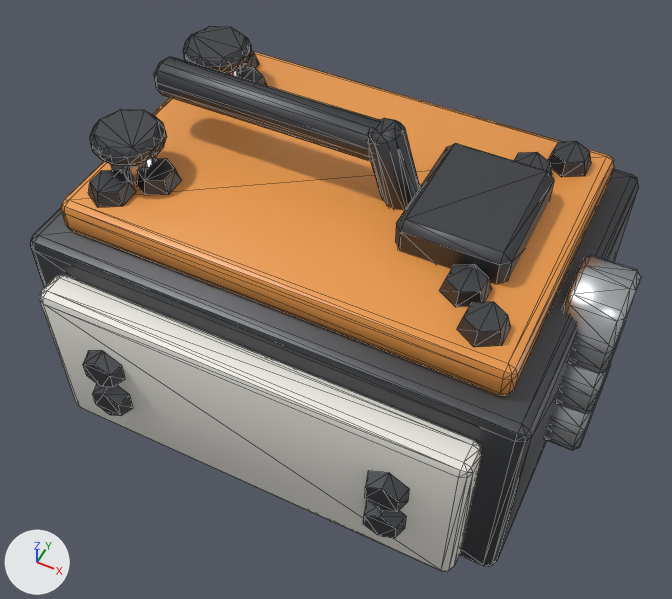
What one commit did to the glTF model Arena/assets/parts/utility/spare_battery.glb.
Rendered twice from a camera (50 mm lens) standing at (0.112, -0.231, 0.325) and looking at (0.005, -0.016, 0.056). Arrows for +X, +Y and +Z are at lower left; the lights stay in place. The first picture is the older version. Mesh edges are drawn as thin lines. Vertices at exactly the same position are counted once.

Before the edit, the objects in view are built like this:
```python
me_body = bpy.data.meshes.new('body')
me_body.from_pydata(...)  # 884 vertices, 1648 faces; spans x -0.095..0.108, y -0.087..0.087, z 0.0..0.133
# faces by material slot: [108, 348, 184, 216, 792]
me_body.materials.append(mat_livery)  # orange #ed9b4b
me_body.materials.append(mat_steel)  # light grey #cbced3
me_body.materials.append(mat_titanium)  # light grey #bfbfc4
me_body.materials.append(mat_hdpe)  # white #f1efe7
me_body.materials.append(mat_dark_metal)  # dark grey #5f6165
ob_body = bpy.data.objects.new('body', me_body)
ob_body.location = (0.0, 0.0, 0.0)
```
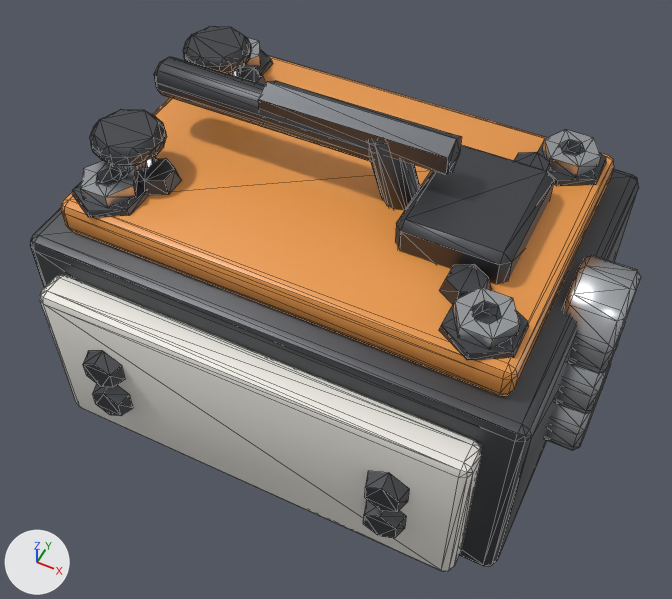
What differs and where, as boxes [x1, y1, x2, y2] in the pictures (672 x 599 px):
part 1 of me_body, added (mostly hidden): after [256, 49, 273, 75]
part 2 of me_body, added: after [72, 179, 148, 217]
part 3 of me_body, added: after [538, 142, 606, 186]
part 4 of me_body, added: after [439, 304, 529, 360]
part 5 of me_body, added: after [258, 81, 462, 175]
part 6 of me_body, rebuilt (20% wider, 26% taller): before [88, 170, 136, 207]; after [80, 161, 138, 208]
part 7 of me_body, rebuilt: before [241, 50, 259, 68]; after [241, 38, 261, 69]
part 8 of me_body, rebuilt (36% wider, 32% taller): before [548, 141, 591, 177]; after [542, 130, 601, 178]
part 9 of me_body, rebuilt (24% wider, 39% taller): before [457, 302, 511, 347]; after [453, 287, 520, 350]

The change, as a list of edits to the scene's bpy script:
```text
Change me_body:
    used by ob_body; location = (0.0, 0.0, 0.0)
    remove me_body.from_pydata(...)  # 884 vertices, 1648 faces; spans x -0.095..0.108, y -0.087..0.087, z 0.0..0.133
    add me_body.from_pydata(...)  # 992 vertices, 1860 faces; spans x -0.095..0.108, y -0.087..0.087, z 0.0..0.135
    me_body part 1: a new loose piece, a 6-sided cut cone along z (radius 0.0141 at the low end, 0.0134 at the high end) spanning x -0.0822..-0.0578, y 0.0299..0.0581, z 0.103..0.1052, in mat_dark_metal (dark grey #5f6165)
    me_body part 2: a new loose piece, a 6-sided cut cone along z (radius 0.0141 at the low end, 0.0134 at the high end) spanning x -0.0822..-0.0578, y -0.0581..-0.0299, z 0.103..0.1052, in mat_dark_metal (dark grey #5f6165)
    me_body part 3: a new loose piece, a 6-sided cut cone along z (radius 0.0141 at the low end, 0.0134 at the high end) spanning x 0.0578..0.0822, y 0.0299..0.0581, z 0.103..0.1052, in mat_dark_metal (dark grey #5f6165)
    me_body part 4: a new loose piece, a 6-sided cut cone along z (radius 0.0141 at the low end, 0.0134 at the high end) spanning x 0.0578..0.0822, y -0.0581..-0.0299, z 0.103..0.1052, in mat_dark_metal (dark grey #5f6165)
    me_body part 5: a new loose piece, a 6-sided cylinder along x spanning x -0.03..0.04, y -0.006..0.006, z 0.121..0.135, in mat_dark_metal (dark grey #5f6165)
    me_body part 6: the loose piece of 12 vertices spanning x -0.077..-0.063, y -0.053..-0.035, z 0.103..0.109 is rebuilt with 24 vertices and now spans x -0.08..-0.06, y -0.053..-0.035, z 0.105..0.11, in mat_steel (light grey #cbced3)
    me_body part 7: the loose piece of 12 vertices spanning x -0.077..-0.063, y 0.035..0.053, z 0.103..0.109 is rebuilt with 24 vertices and now spans x -0.08..-0.06, y 0.035..0.053, z 0.105..0.11, in mat_steel (light grey #cbced3)
    me_body part 8: the loose piece of 12 vertices spanning x 0.063..0.077, y 0.035..0.053, z 0.103..0.109 is rebuilt with 24 vertices and now spans x 0.06..0.08, y 0.035..0.053, z 0.105..0.11, in mat_steel (light grey #cbced3)
    me_body part 9: the loose piece of 12 vertices spanning x 0.063..0.077, y -0.053..-0.035, z 0.103..0.109 is rebuilt with 24 vertices and now spans x 0.06..0.08, y -0.053..-0.035, z 0.105..0.11, in mat_steel (light grey #cbced3)
```
